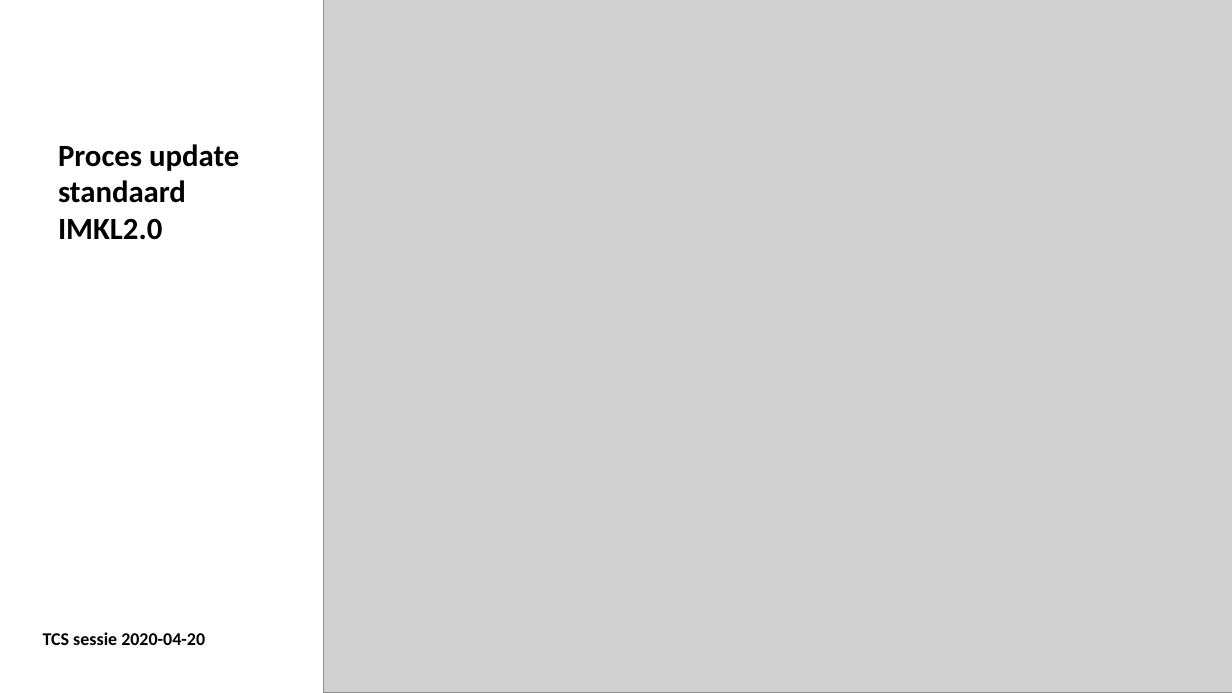
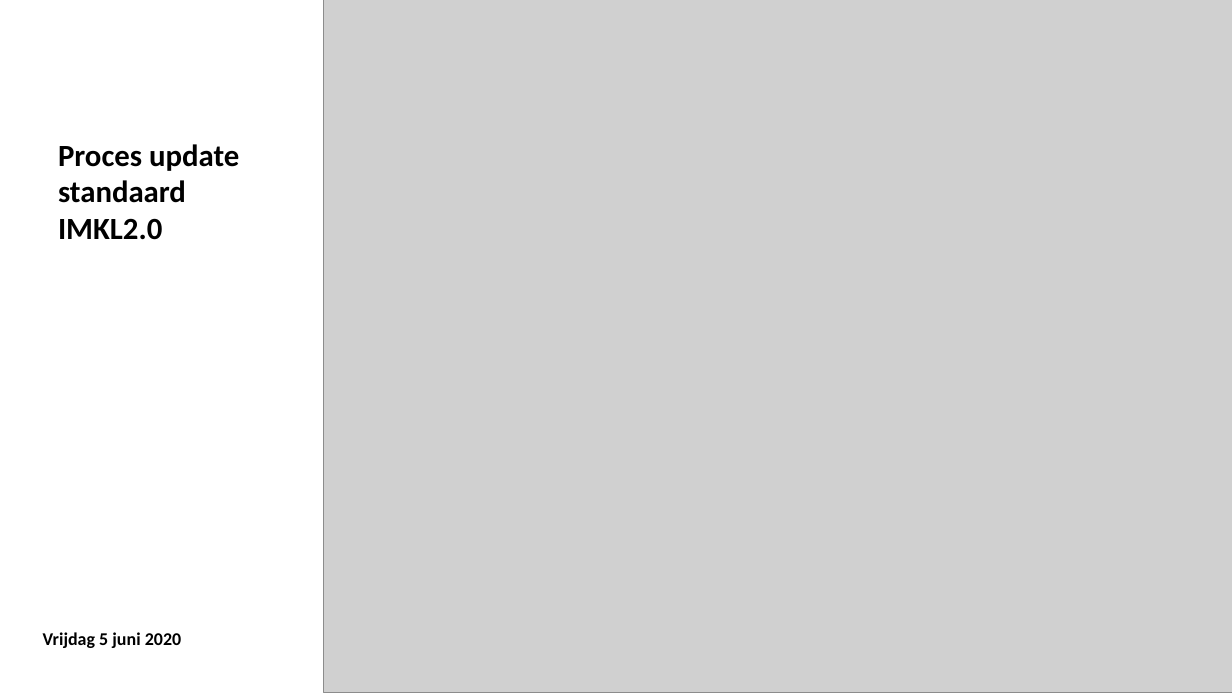
Before and after one commit to Geonovum/imkl2015-review, a slide deck: slide 1 of IMKL2.x/beheer van issues/IMKL2.0 planning update standaard.pptx. Drawn at 1232x693 pixels with LibreOffice and Linux fonts; fonts in the diff are those of the drawing; grey boxes stand for pictures. Boxes give left, top, right and bottom in pixels: in the first picture for what was removed or moved away, otherwise in the second. Text is boxed around its words. In the diff, an @@ line names an element or a change of style, - is before the commit and + after.

```diff
--- a/IMKL2.x/beheer van issues/IMKL2.0 planning update standaard.pptx
+++ b/IMKL2.x/beheer van issues/IMKL2.0 planning update standaard.pptx
@@ text at bbox=[43, 632, 181, 648]: text changed @@
-TCS sessie 2020-04-20
+Vrijdag 5 juni 2020
```
Also in this commit, not shown: 2 other slides changed, 1 slide added.
